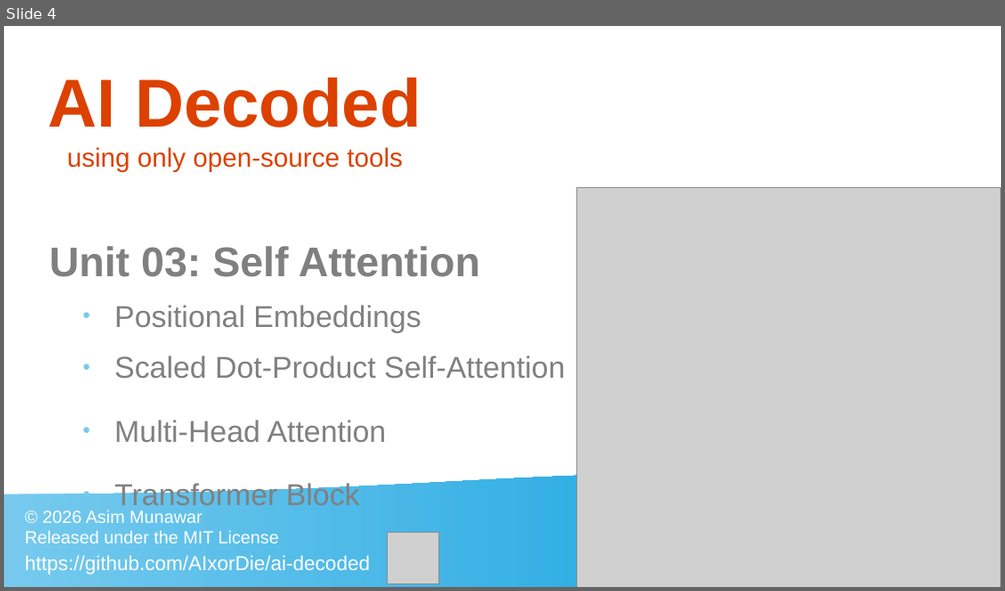
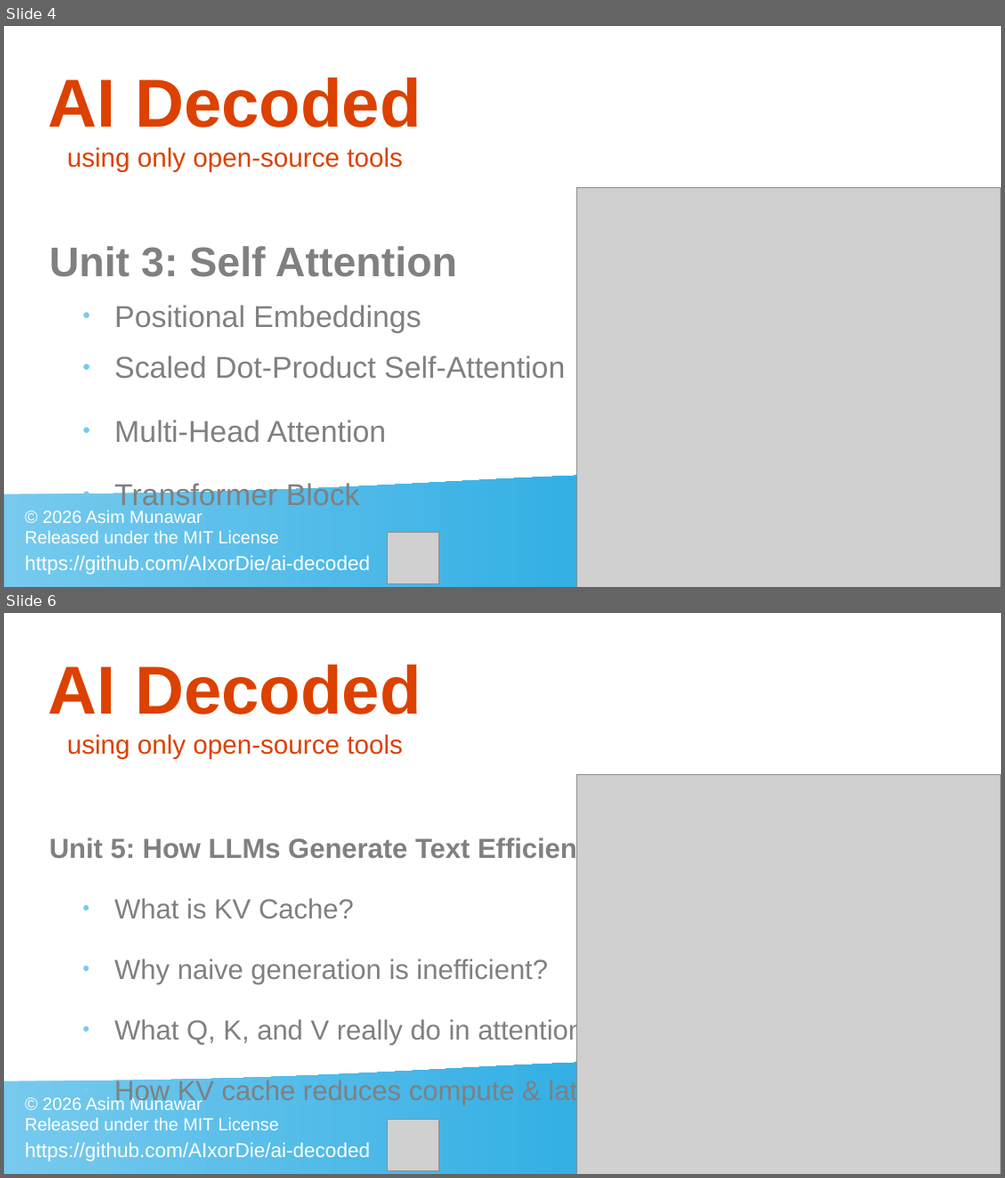
Before and after one commit to AIxorDie/ai-decoded, a slide deck: helping_materials/Thumbnails.odp. Shown one above the other, each under a label of ours: slide 4 before the commit, slides 4 and 6 after it; the slides between them are not shown. The pictures are 1005x591 and 1005x1178 pixels, drawn with LibreOffice and Linux fonts; fonts in the diff are those of the drawing; grey boxes stand for pictures. Boxes give left, top, right and bottom in pixels: in the first picture for what was removed or moved away, otherwise in the second. Text is boxed around its words. In the diff, an @@ line names an element or a change of style, - is before the commit and + after.

```diff
--- a/helping_materials/Thumbnails.odp
+++ b/helping_materials/Thumbnails.odp
@@ slide 6 added at box(4, 613, 1001, 1174), background #FFFFFF; not listed: 1 template element that a slide beside it also shows @@
@@ title added at box(48, 664, 421, 759), 21 pt, text #DD4100 @@
+AI Decoded
+using only open-source tools
@@ picture added at box(576, 775, 1001, 1174) @@
@@ title added at box(49, 836, 626, 864), 22 pt, text #808080, bold @@
+Unit 5: How LLMs Generate Text Efficiently?
@@ text added at box(114, 898, 635, 1105), 22 pt, text #808080 @@
+● What is KV Cache?
+● Why naive generation is inefficient?
+● What Q, K, and V really do in attention?
+● How KV cache reduces compute & latency
@@ text added at box(24, 1095, 279, 1130), 14 pt, text #FFFFFF @@
+© 2026 Asim Munawar
+Released under the MIT License
@@ picture added at box(388, 1119, 439, 1171) @@
@@ text added at box(24, 1142, 370, 1161), 16 pt, text #FFFFFF @@
+https://github.com/AIxorDie/ai-decoded
@@ slide 4 changed as well @@
@@ title at box(49, 246, 457, 277): text changed @@
-Unit 03: Self Attention
+Unit 3: Self Attention
```
Also in this commit, not shown: 3 other slides changed, 2 other slides added, 6 other files.
